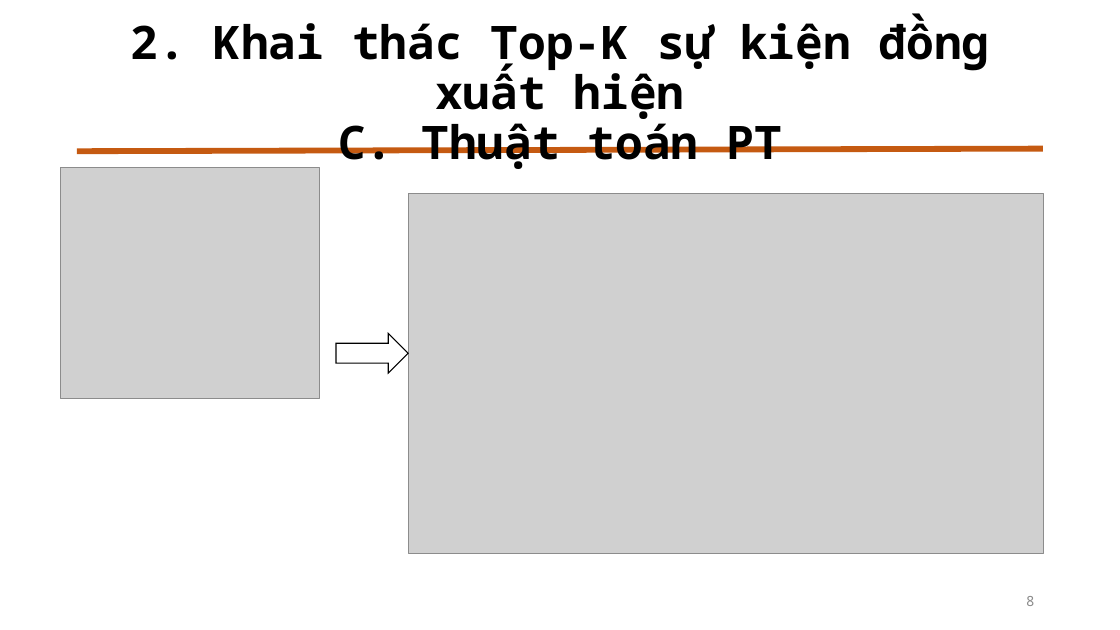
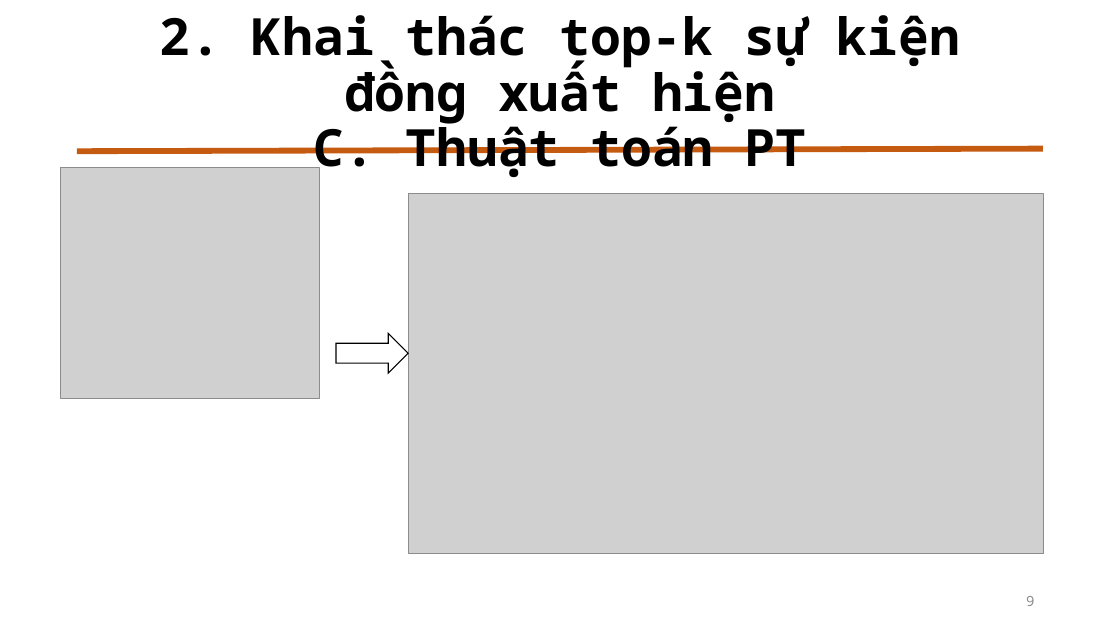
Before and after one commit to duychinhnguyenvn/Mining-Top-K-Co-Occurrence-Items, a slide deck: slide 9 of Slide Bao Cao.pptx (slide 8 before the commit). Drawn at 1120x630 pixels with LibreOffice and Linux fonts; fonts in the diff are those of the drawing; grey boxes stand for pictures. Boxes give left, top, right and bottom in pixels: in the first picture for what was removed or moved away, otherwise in the second. Text is boxed around its words. In the diff, an @@ line names an element or a change of style, - is before the commit and + after.

```diff
--- a/Slide Bao Cao.pptx
+++ b/Slide Bao Cao.pptx
@@ title at box(159, 15, 960, 180): text changed; size 39.6 to 44 pt @@
-2. Khai thác Top-K sự kiện đồng xuất hiện
-C. Thuật toán PT
+2. Khai thác top-k sự kiện đồng xuất hiện
+C. Thuật toán PT
```
Also in this commit, not shown: 9 other slides changed, 13 slides added.
